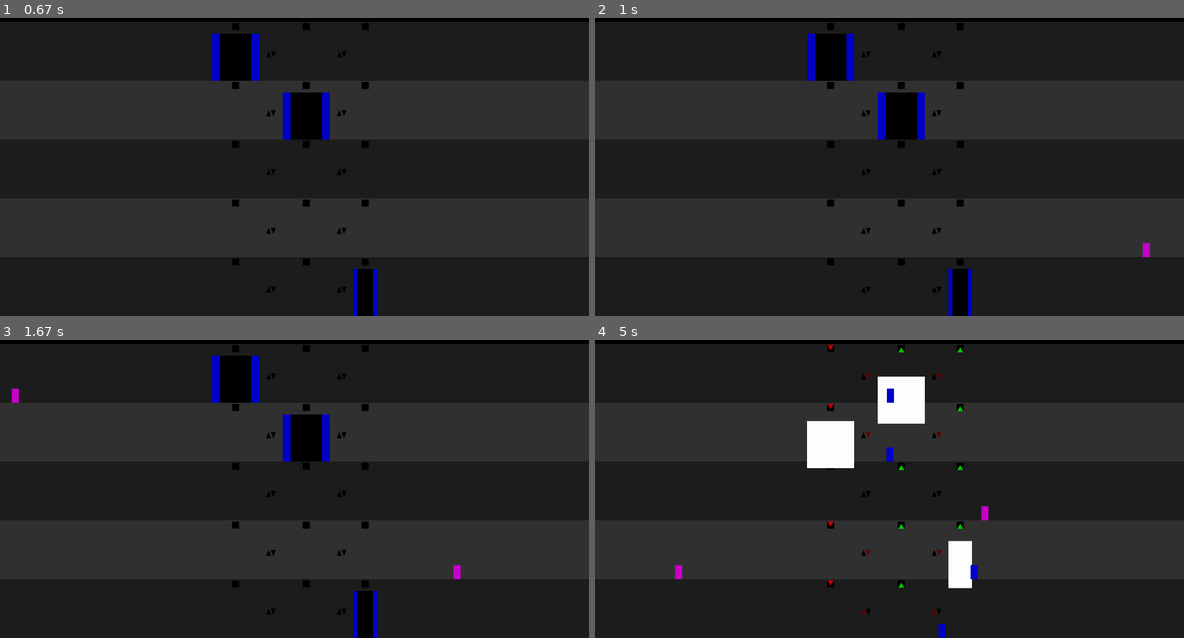
Above: before the commit, frames 1-4 (two rows, left to right).
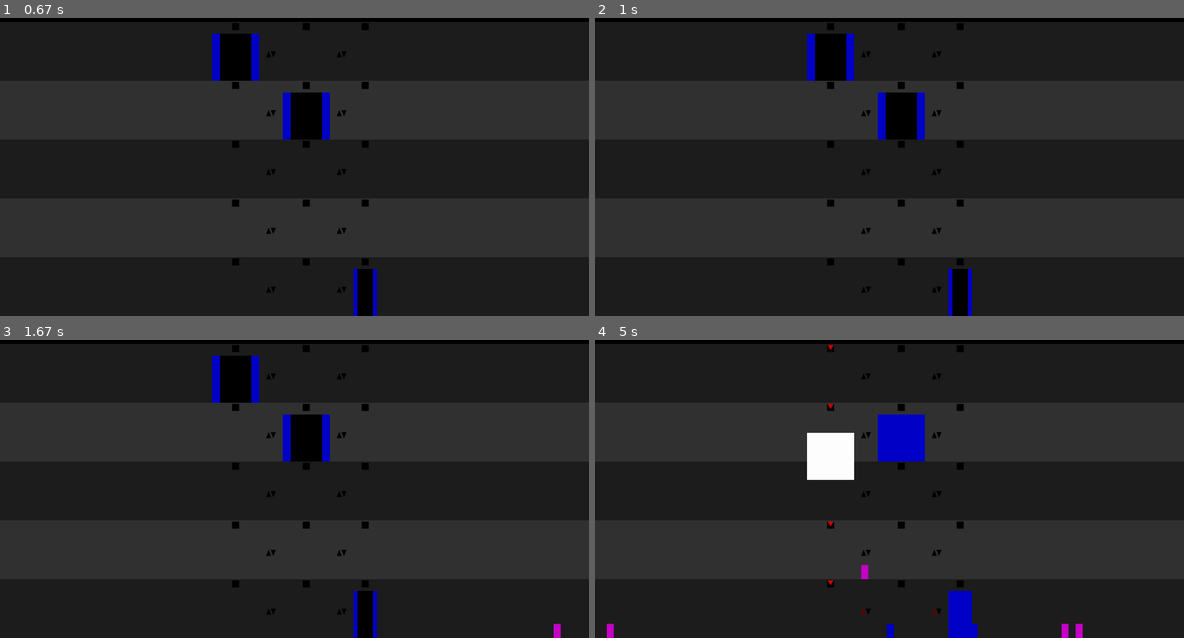
Above: after the commit, the same moments.

Repository: niklasdhein/EiP-Praktium-Aufzugssimulation
Game: pygame game, started from simulation.py
Two runs of this game, one before a commit and one after it. Both use one fixed random seed, a clock stepped at 60 frames per second and the inputs below.
Inputs:
- Up to frame 1 (0.67 s): no input
- Up to frame 2 (1 s): no input
- Up to frame 3 (1.67 s): no input
- Up to frame 4 (5 s): no input

Frame 1 is identical in both runs. In frame 2, less than 0.1% of the frame differs, in the area x 93-95%, y 75-81%; in frame 3, 0.2%; in frame 4, 4.9%, in the area x 2-83%, y 2-100%.

Commit message:
passagiere spawnen zu 60% im erdgeschoss

Diff:
--- a/simulation.py
+++ b/simulation.py
@@ -15,7 +15,7 @@
 
 width = 2500
 height = 1600
-target_framerate = 1000
+target_framerate = 60
 use_config = True
 
 
@@ -59,16 +59,31 @@
         Spawns to a certain chance a passenger and appends it to the
         passed array. Also returns wether spawning was a success or not.
         """
+        # probabilty a passenger gets spawned
         if random.random() <= passenger_spawn_chance * speed_multiplier * dt:
-            random_start_level = building.levels[random.randint(0, building.level_count-1)]
-            random_target_level = random_start_level
-            while random_target_level == random_start_level:
-                random_target_level = building.levels[random.randint(0, building.level_count-1)]
-            passengers.append(Passenger(current_level=random_start_level,
-            target_level=random_target_level,
-            weight=80,
-            walk_speed=200,
-            patience=passenger_patience))
+            # spawn on level 0 (60% chance)
+            if random.random() <= 0.6:
+                start_level = building.levels[0]
+
+            # spawn on other random level
+            else:
+                start_level = building.levels[random.randint(0, building.level_count-1)]
+
+            # choose a valid target (not the same as the start level)
+            target_level = start_level
+            while target_level == start_level:
+                target_level = building.levels[random.randint(0, building.level_count-1)]
+
+            passengers.append(
+                Passenger(
+                    current_level=start_level,
+                    target_level=target_level,
+                    weight=80,
+                    walk_speed=200,
+                    patience=passenger_patience
+                )
+            )
+
             return True
         return False
 
